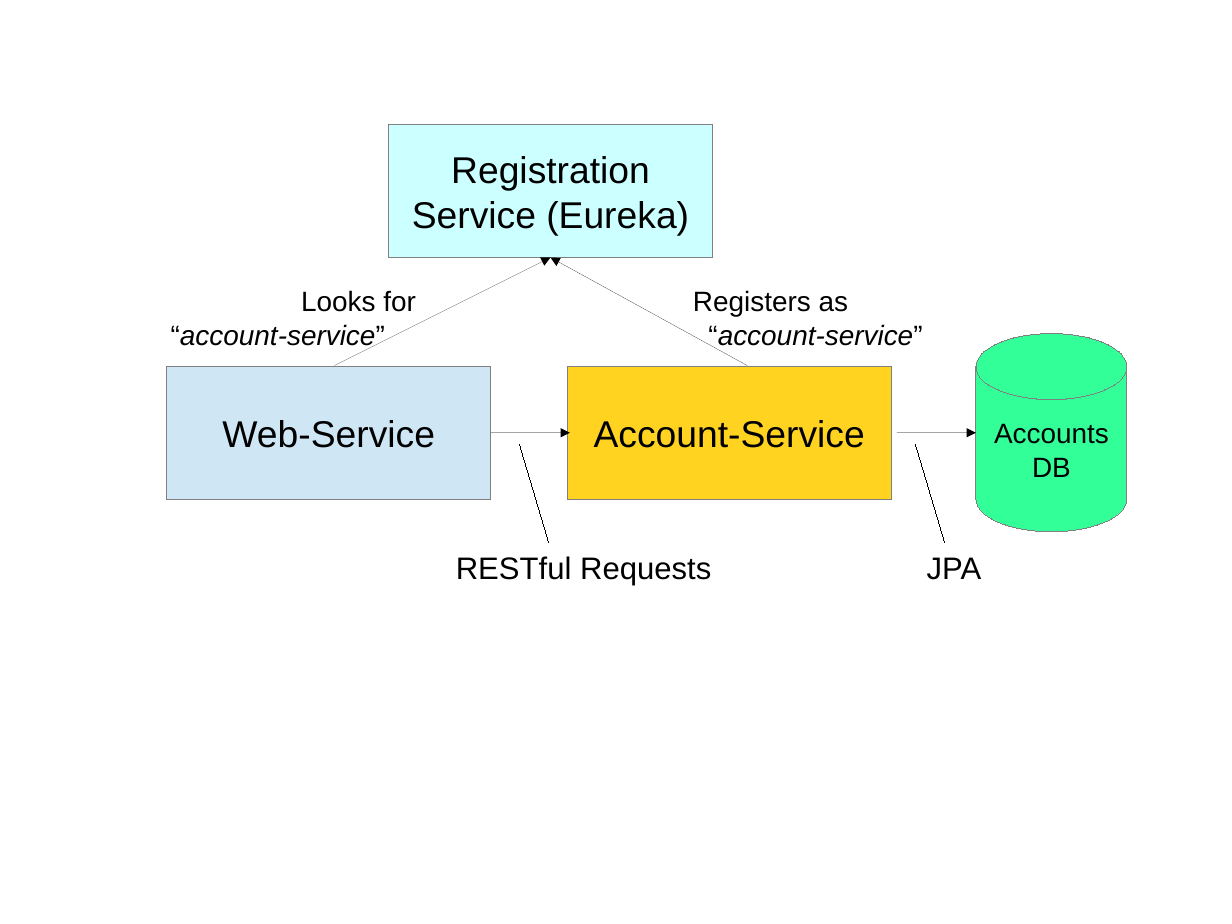
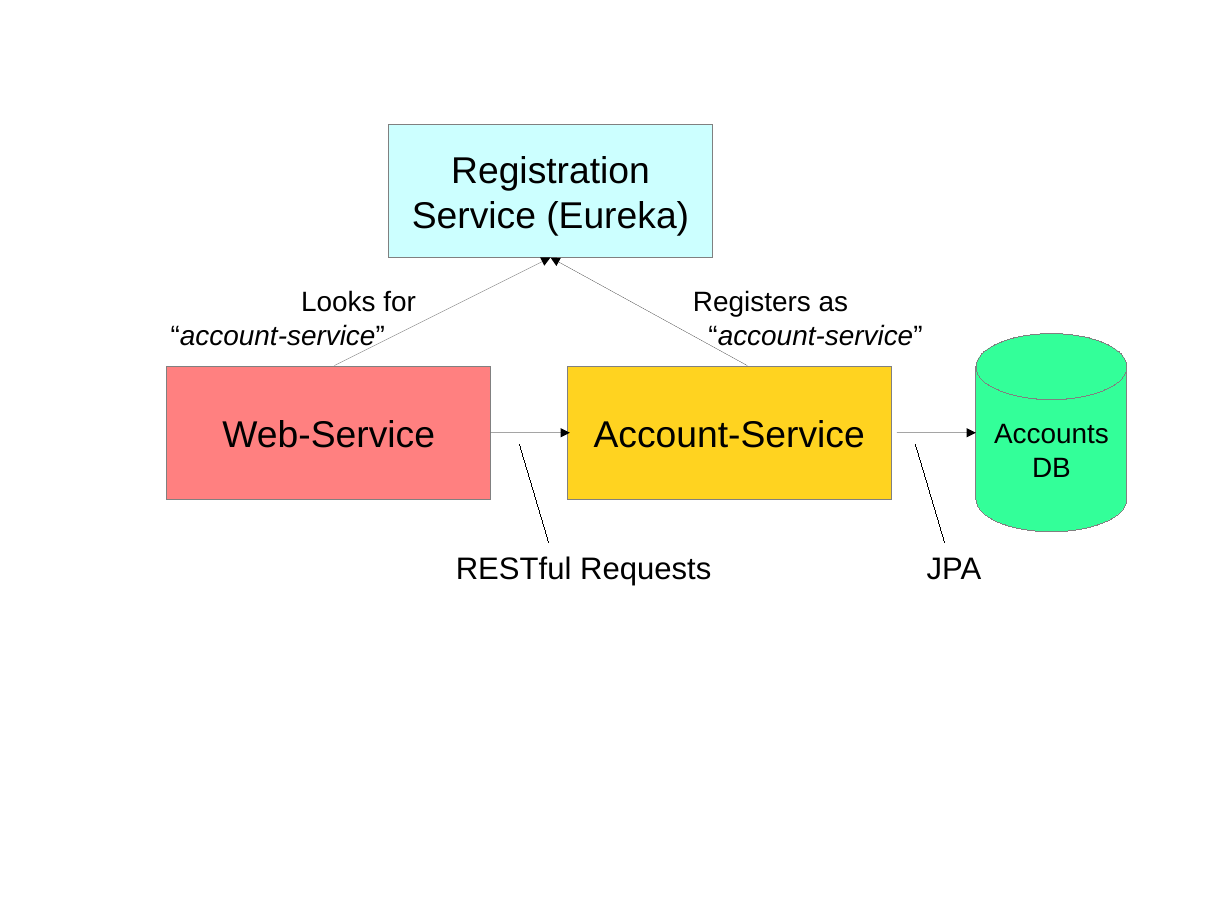
Before and after one commit to paulc4/microservices-demo, a slide deck: slide 1 of system.odp. Drawn at 1232x924 pixels with LibreOffice and Linux fonts; fonts in the diff are those of the drawing. Boxes give left, top, right and bottom in pixels: in the first picture for what was removed or moved away, otherwise in the second. Text is boxed around its words. In the diff, an @@ line names an element or a change of style, - is before the commit and + after.

```diff
--- a/system.odp
+++ b/system.odp
@@ rectangle "Web-Service" at <box>167,367,491,500</box>: fill #CFE7F5 to #FF8080 @@
```
Also in this commit, not shown: 1 other file.
